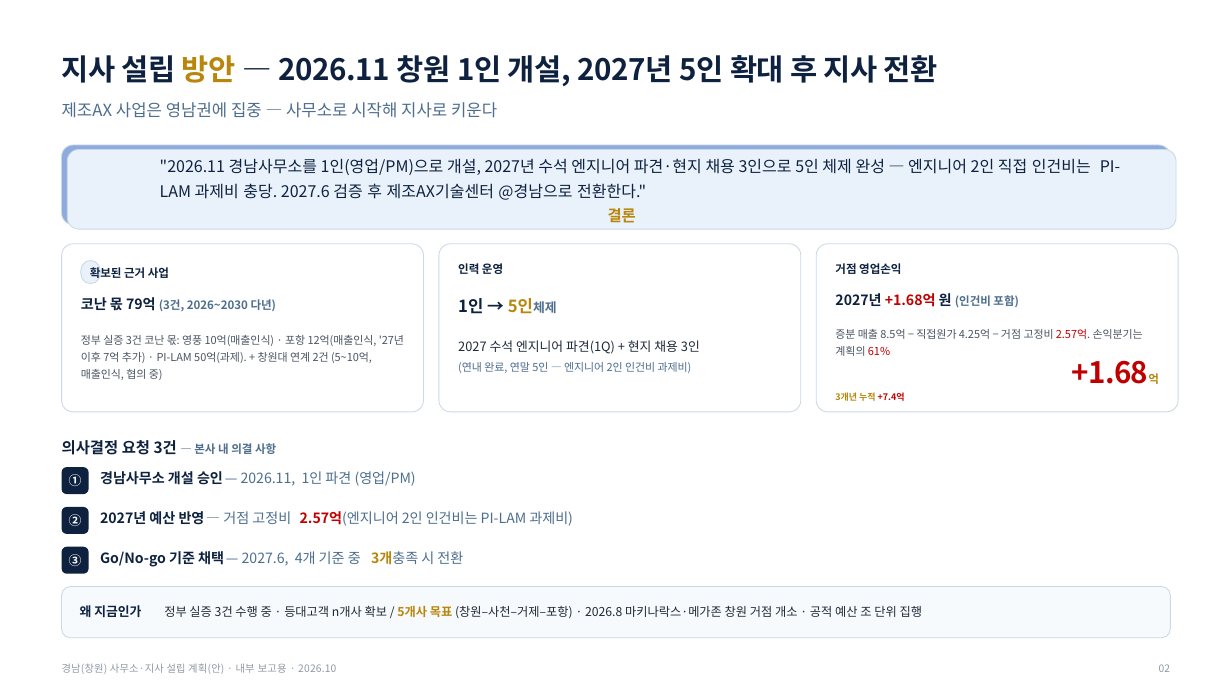
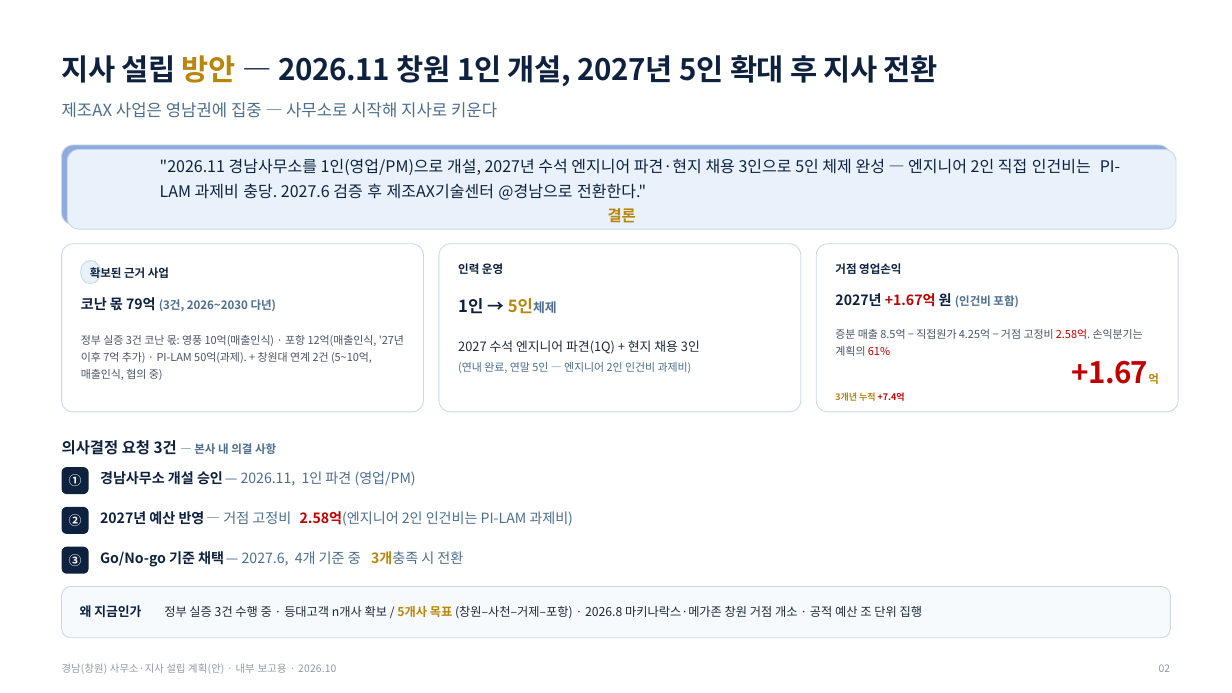
Before and after one commit to Jacob-Yeom/claude, a slide deck: slide 2 of output/gyeongnam_branch_plan_v11_marked.pptx. Drawn at 1232x693 pixels with LibreOffice and Linux fonts; fonts in the diff are those of the drawing; background and template pictures are left out. Boxes give left, top, right and bottom in pixels: in the first picture for what was removed or moved away, otherwise in the second. Text is boxed around its words. In the diff, an @@ line names an element or a change of style, - is before the commit and + after.

```diff
--- a/output/gyeongnam_branch_plan_v11_marked.pptx
+++ b/output/gyeongnam_branch_plan_v11_marked.pptx
@@ text at bbox=[835, 293, 1019, 307]: text changed @@
-2027년 +1.68억 원 (인건비 포함)
+2027년 +1.67억 원 (인건비 포함)
@@ text at bbox=[835, 329, 1143, 356]: text changed @@
-증분 매출 8.5억 − 직접원가 4.25억 − 거점 고정비 2.57억. 손익분기는 계획의 61%
+증분 매출 8.5억 − 직접원가 4.25억 − 거점 고정비 2.58억. 손익분기는 계획의 61%
@@ text at bbox=[1072, 360, 1149, 384]: text changed @@
-+1.68억
++1.67억
@@ text at bbox=[300, 511, 399, 526]: text changed @@
-2.57억
+2.58억
```
Also in this commit, not shown: 7 other slides changed, 3 other files.
